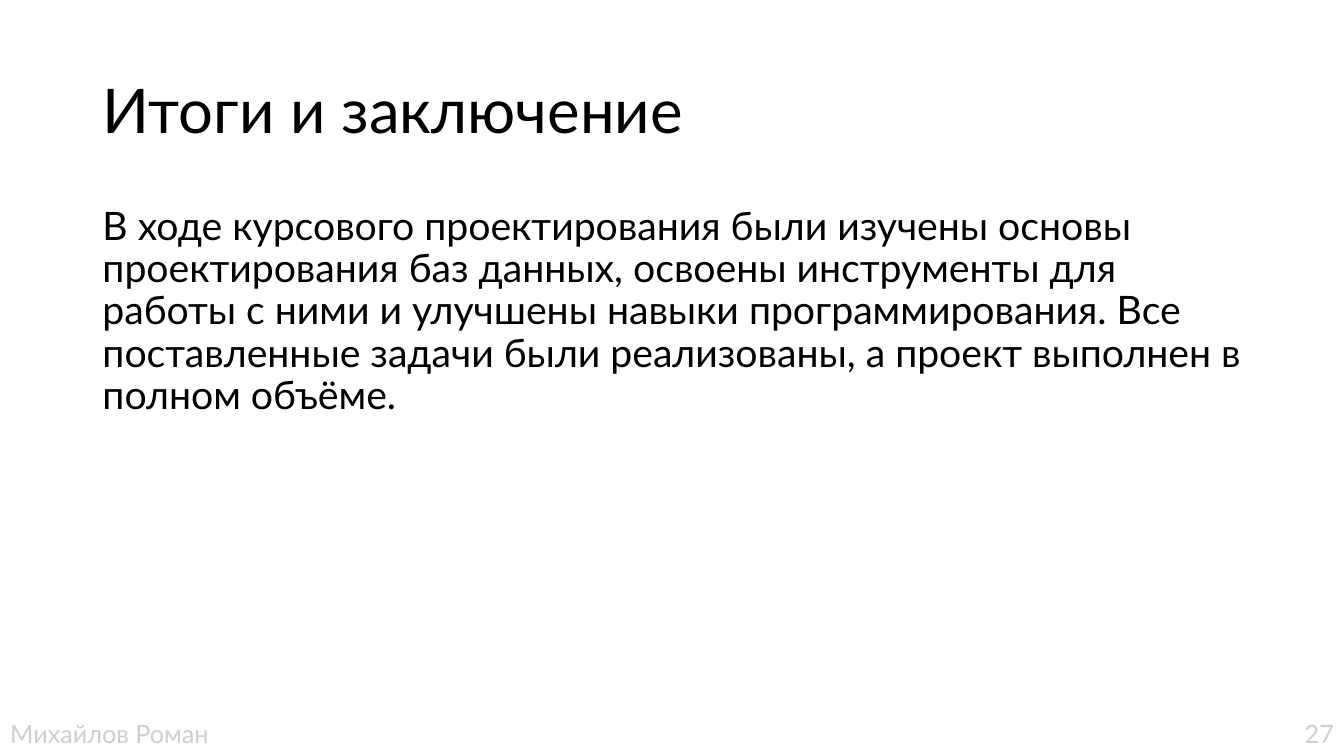
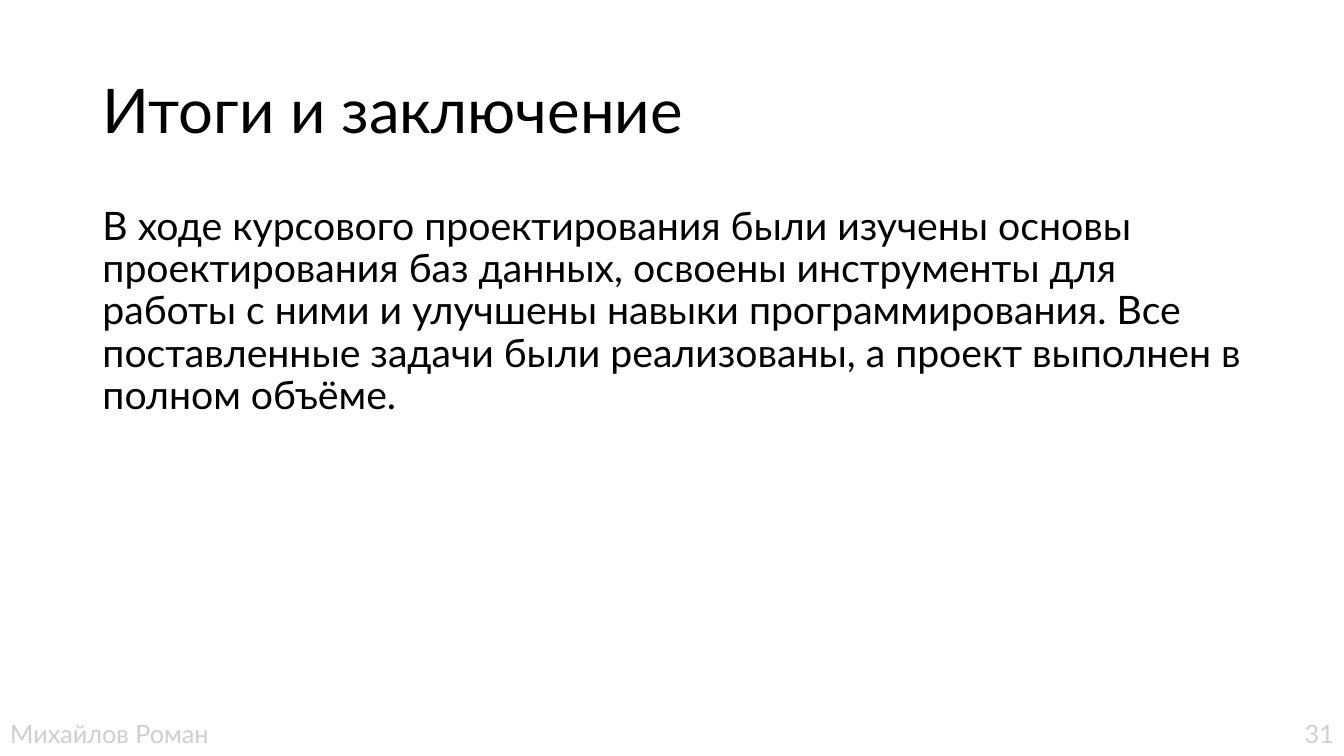
Before and after one commit to ccrayp/warehouse, a slide deck: slide 31 of documents/Защита/БД_Склад_Михайлов_Р_А.pptx (slide 27 before the commit). Drawn at 1344x756 pixels with LibreOffice and Linux fonts; fonts in the diff are those of the drawing. Boxes give left, top, right and bottom in pixels: in the first picture for what was removed or moved away, otherwise in the second. Text is boxed around its words. In the diff, an @@ line names an element or a change of style, - is before the commit and + after.

```diff
--- a/documents/Защита/БД_Склад_Михайлов_Р_А.pptx
+++ b/documents/Защита/БД_Склад_Михайлов_Р_А.pptx
@@ table at bbox=[0, 714, 1344, 756] @@
-row 1, column 2: 27
+row 1, column 2: 31
```
Also in this commit, not shown: 20 other slides changed, 4 slides added, 13 other files.
